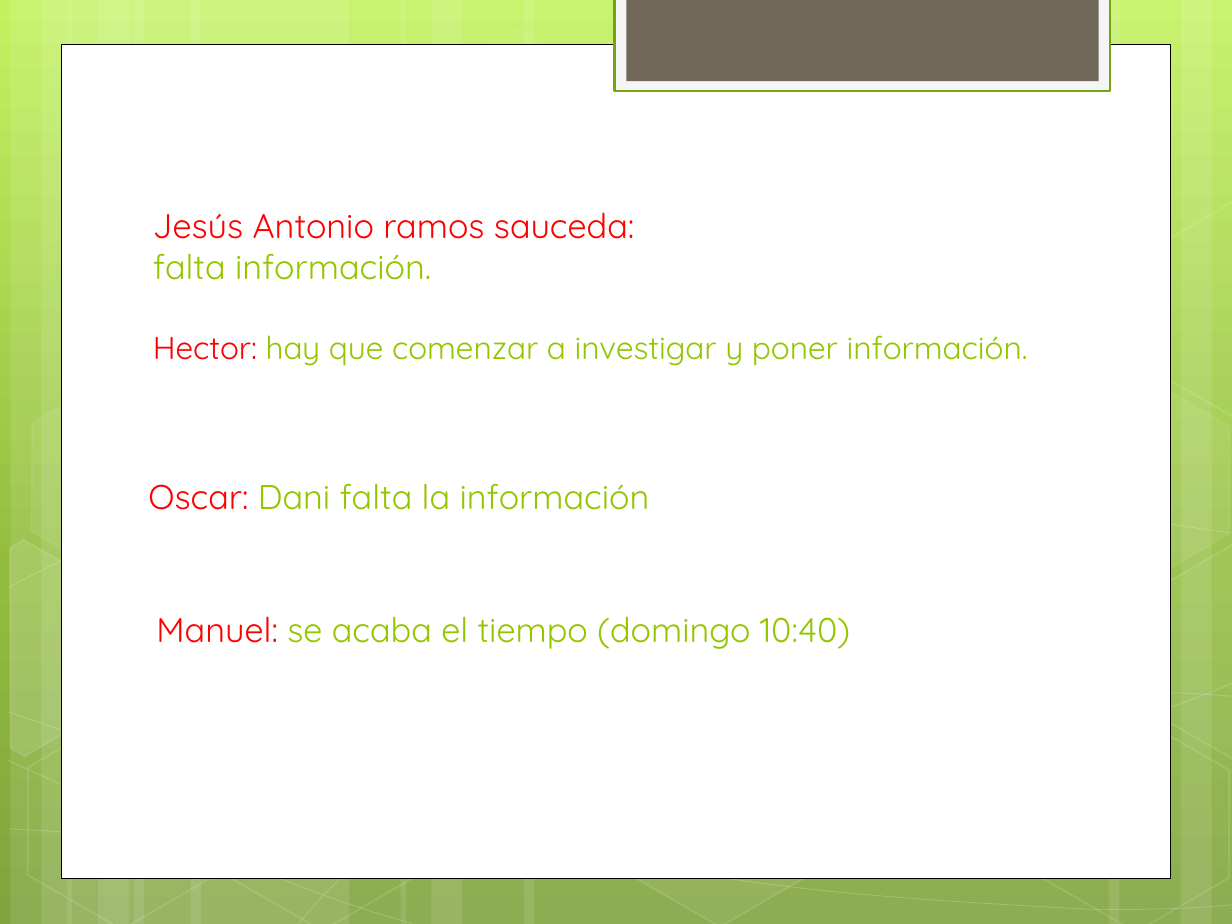
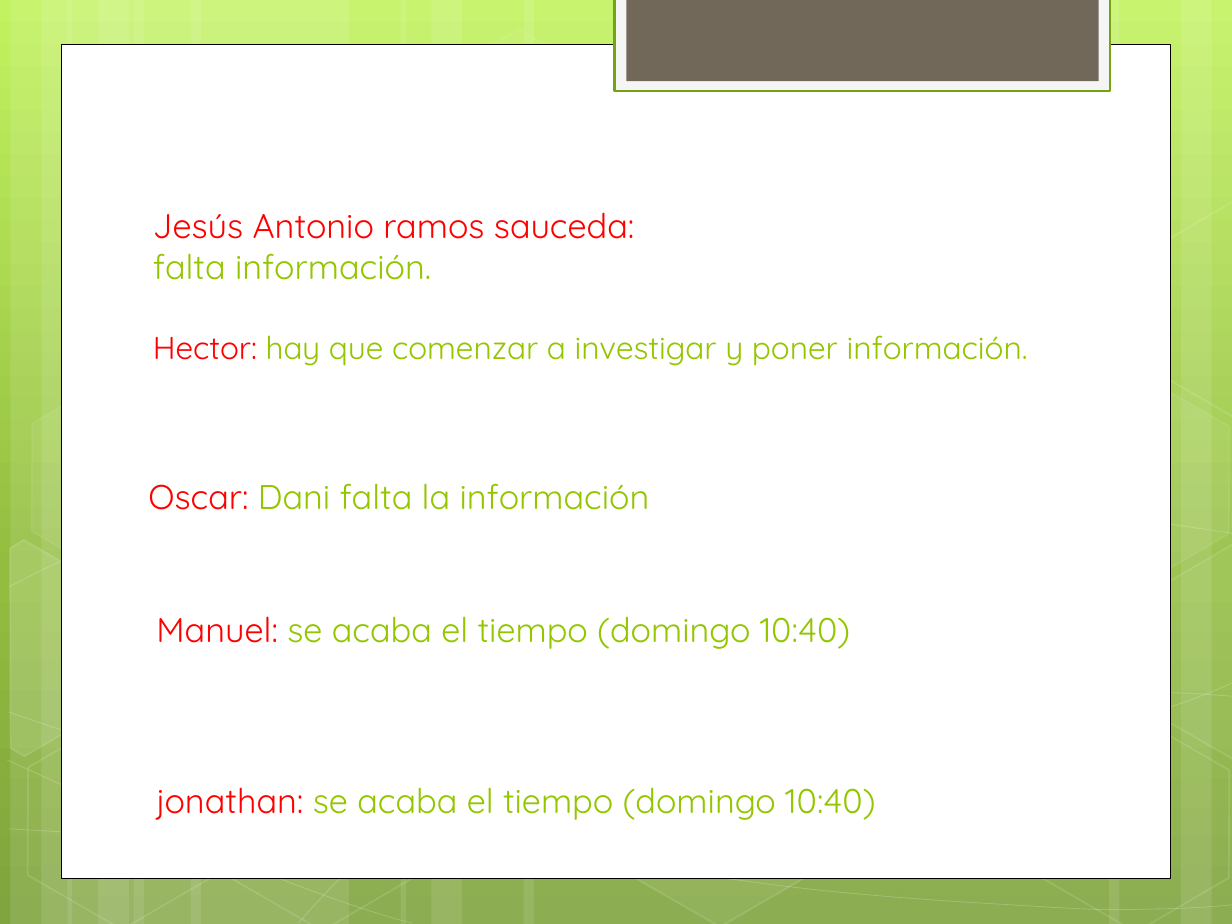
Before and after one commit to lc850/auditoria, a slide deck: slide 2 of La auditoria en informática y su entorno.pptx. Drawn at 1232x924 pixels with LibreOffice and Linux fonts; fonts in the diff are those of the drawing. Boxes give left, top, right and bottom in pixels: in the first picture for what was removed or moved away, otherwise in the second. Text is boxed around its words. In the diff, an @@ line names an element or a change of style, - is before the commit and + after.

Commit message:
tercer comentario

```diff
--- a/La auditoria en informática y su entorno.pptx
+++ b/La auditoria en informática y su entorno.pptx
@@ text added at <box>156,787,875,820</box>, 20 pt, text #94C600 @@
+jonathan: se acaba el tiempo (domingo 10:40)
```
